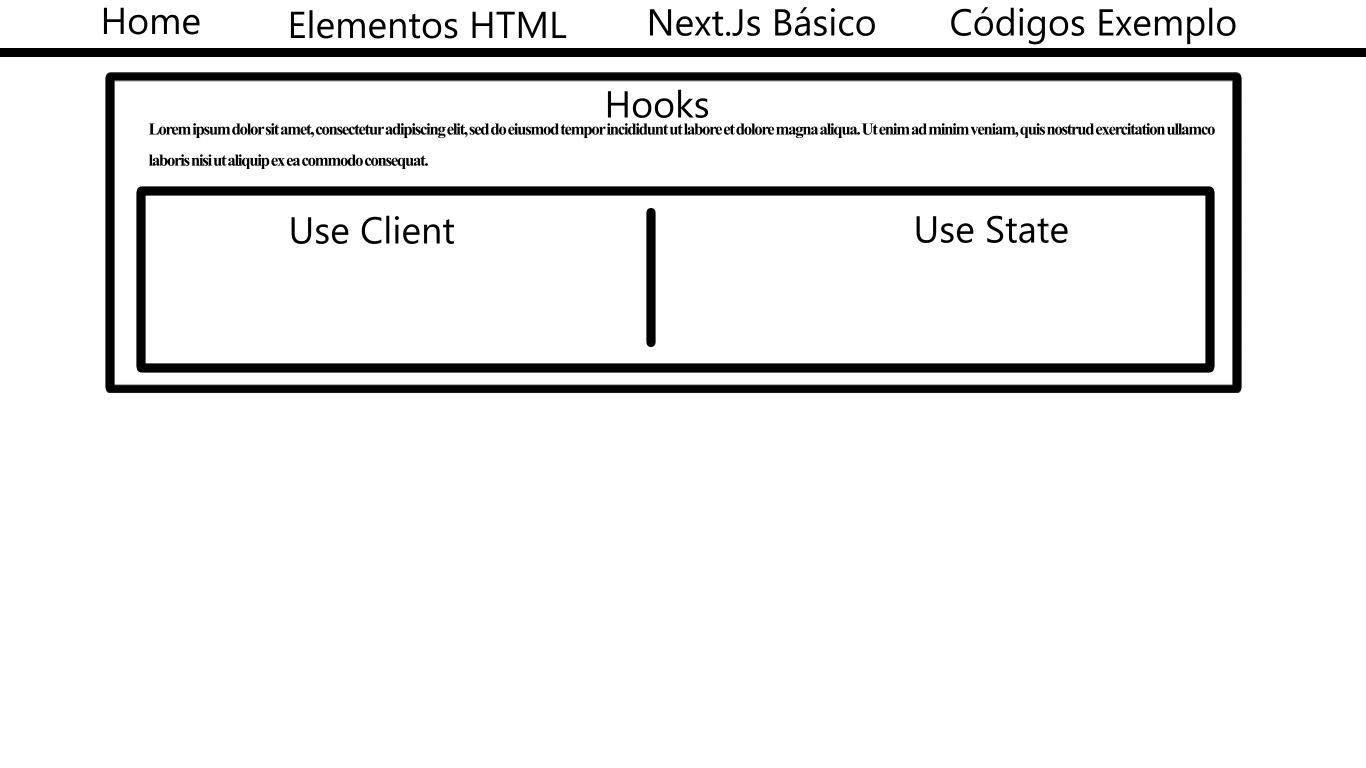
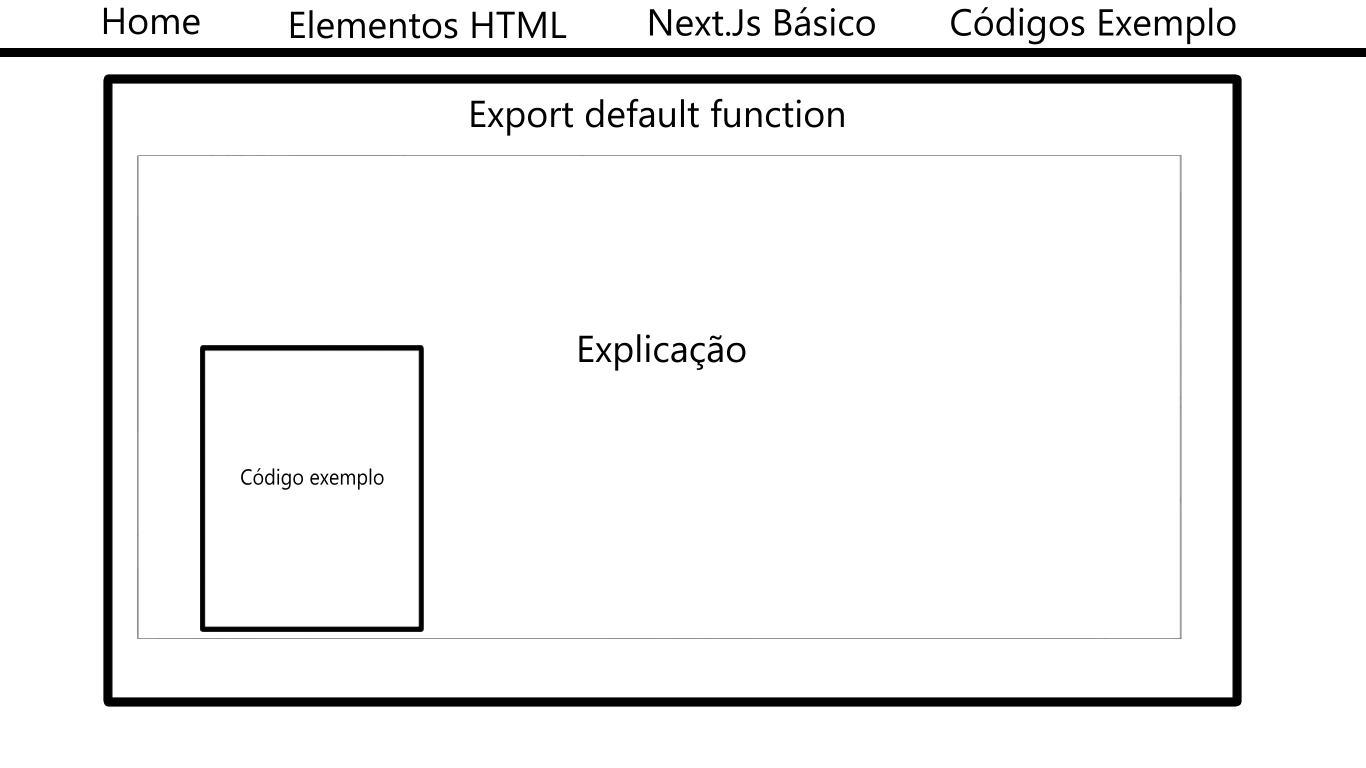
Comparing the layer stacks of the two 1366 x 768 images. Changes:
hid group "Hooks" (1st of 2, in "Pag Next.Js Básico") (7 layers) over [103, 72, 1242, 448]
painted on "ContHook" over [103, 72, 1242, 448]
painted on "ContUses" over [128, 72, 1242, 384]
showed group "Código de página válido" (9 layers) over [103, 72, 1242, 707]
painted on "ContExport" over [103, 72, 1242, 707]
added group "Bloco Explicação" with 2 layers in group "Base Estrtural" over [128, 128, 1216, 639]
moved "ContExplic" into group "Bloco Explicação", painted on it over [128, 128, 1216, 639]
added group "bloco código" with 2 layers in group "Base Estrtural" over [768, 363, 1088, 704]
moved "ContCódigo" into group "bloco código", painted on it over [704, 128, 1216, 704]